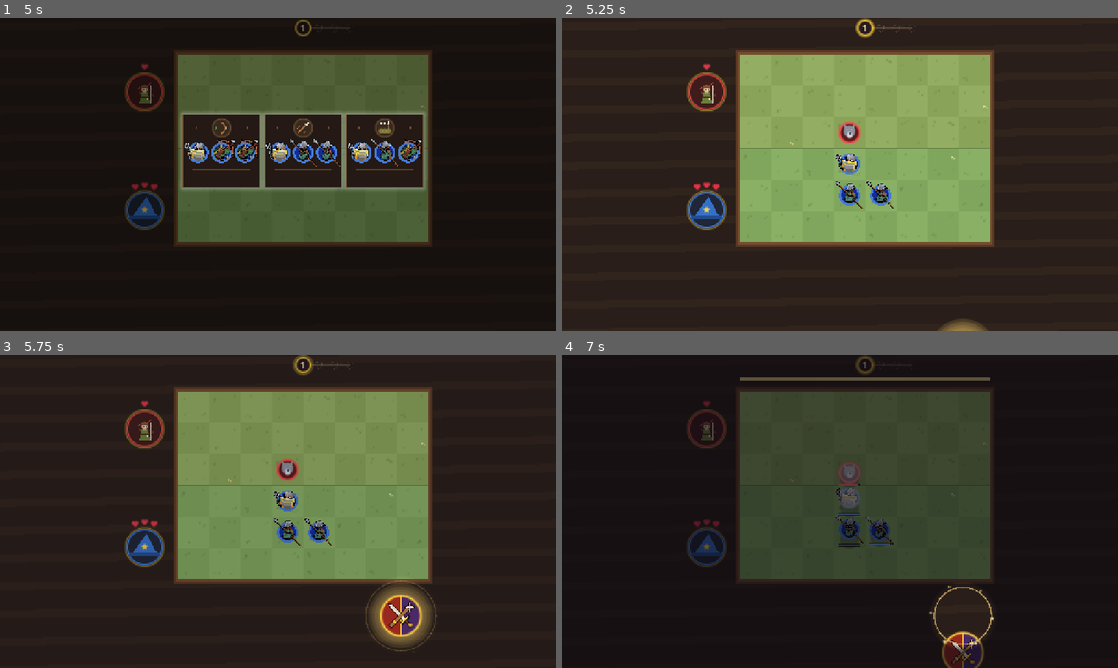
Above: before the commit, frames 1-4 (two rows, left to right).
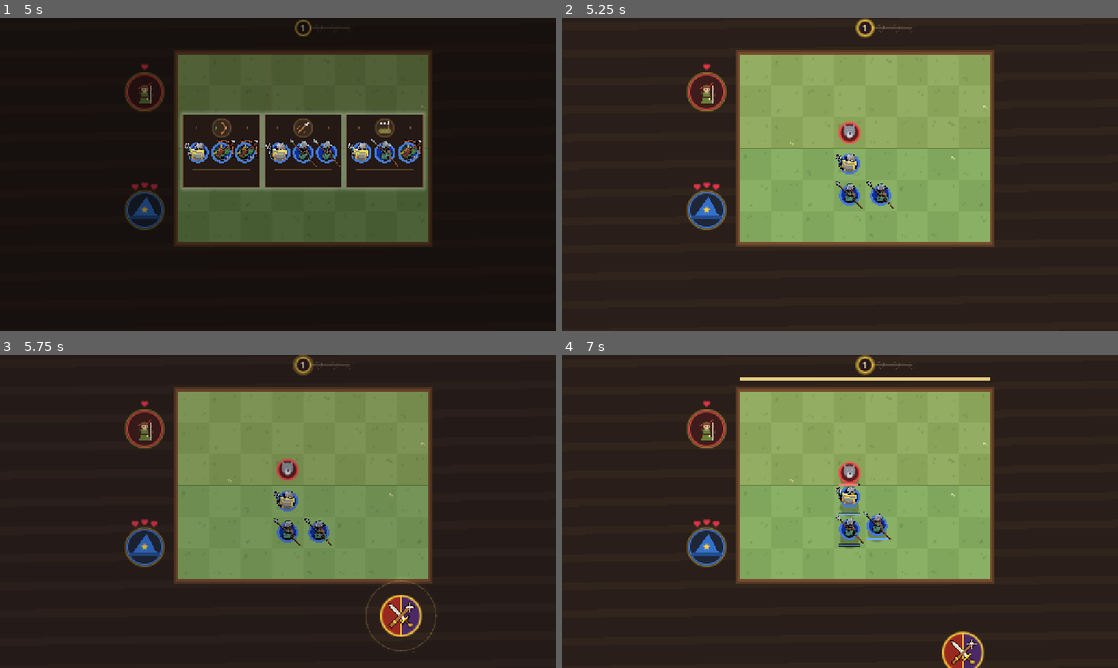
Above: after the commit, the same moments.

Repository: JaspervanderSter/game-off-2026
Game: Godot game, scene res://main.tscn
The game is run twice, just before and just after one commit, with the same random seed, the same clock (stepped at 60 frames per second) and the same inputs. Sound files missing from this copy of the repository are replaced by a short silence.
Inputs (mouse positions are in pixels of both pictures, inside the frame that each line leads up to):
- Up to frame 1 (5 s): tap Enter at 0.5, 4.25 s; move the mouse to (400, 158) at 0.52 s; hold W 0.53-1.25 s; tap Space at 0.6, 0.77, 1.07, 2.3, 2.75, 3.77, 3.8, 4.07 s; click (400, 158) at 0.67 s; drag from (166, 190) to (250, 237) at 1.27 s; move the mouse to (333, 105) at 2.02 s; hold W 2.03-2.75 s; tap R at 2.1 s; drag from (250, 237) to (111, 127) at 2.77 s; move the mouse to (444, 221) at 3.52 s; hold S 3.53-4.25 s; tap T at 3.6 s; drag from (111, 127) to (194, 96) at 4.27 s
- Up to frame 2 (5.25 s): tap Space at 5 s; move the mouse to (867, 174) at 5.02 s; hold S from 5.03 s (still down); tap Keypad Enter at 5.1 s; click (867, 174) at 5.17 s
- Up to frame 3 (5.75 s): keep holding S; tap Space at 5.3 s
- Up to frame 4 (7 s): release S at 5.75 s; drag from (756, 433) to (728, 527) at 5.77 s; move the mouse to (962, 495) at 6.52 s; hold W from 6.53 s (still down); tap Q at 6.6 s; tap Space at 6.77, 6.8 s

Frame 1 is identical in both runs. In frame 2, 0.2% of the frame differs, in the area x 67-77%, y 96-100%; in frame 3, 1.0%; in frame 4, 32%, in the area x 22-78%, y 0-100%.

Commit message:
Light the first fight button until pressed, then put the light out
The hunter's fight button had its own halo and its spotlight lingered after
the click, over the button as it dropped away, so it looked like it hid. The
button now behaves as in every duel: the spotlight stays on it until the
player presses it and goes out within 0.1 s (RuleSpotlight.dismiss). The
capture tool gains --fight-lesson-only for this moment.

Co-Authored-By: Claude Opus 5.5 <noreply@anthropic.com>

Diff:
--- a/prototypes/prototype_02/scripts/main.gd
+++ b/prototypes/prototype_02/scripts/main.gd
@@ -46,9 +46,9 @@
 var spotlight := RuleSpotlight.new()
 ## True while a replayed duel waits, paused, for the player to confirm leaving it.
 var abandon_asked := false
-## The fight button's lesson (first-pass rule spotlight, then a halo): the
-## hunter's first preparation spotlights the button, which then breathes in gold
-## until the player's very first fight. Saved in journey.introduced and
+## The fight button's lesson: the hunter's first preparation spotlights the
+## button, which otherwise behaves as in every duel, until the player presses
+## it; the light then goes out at once. Saved in journey.introduced and
 ## journey.lessons_done; a save that already beat the hunter skips it.
 const FIGHT_LESSON := "fight"
 var map_screen: Node2D
@@ -454,6 +454,8 @@
 	if fight_lesson_waiting():
 		journey.lessons_done.append(FIGHT_LESSON)
 		_save_difficulty_progress(unlocked_difficulty)
+	if spotlight.rule == FIGHT_LESSON:
+		spotlight.dismiss() # the button did its job: the light goes out at once
 	hud.clear_loss_rewards()
 	battle = Battle.new()
 	battle.position = Rules.BOARD_POS
@@ -1124,7 +1126,8 @@
 	var rule := spotlight.rule
 	var shop_shown := phase == Phase.PREP and shop_out <= 0.0 and not enemy_preparing
 	if rule == FIGHT_LESSON and shop_shown:
-		_spotlight(Rules.FIGHT_CENTER, Vector2(66, 66))
+		# Shows the fight button until it is pressed (start_combat puts it out).
+		_spotlight(Rules.FIGHT_CENTER, Vector2(66, 66), null, INF)
 	elif rule == Ruleset.SHOP and shop_shown:
 		_spotlight(Hud.stall_rect().get_center(), Hud.STALL_RECT.size * 0.54)
 	elif rule.begins_with("upgrade_") and shop_shown and scroll_open >= 1.0:
--- a/prototypes/prototype_02/scripts/ui/hud.gd
+++ b/prototypes/prototype_02/scripts/ui/hud.gd
@@ -633,8 +633,6 @@
 	key.append(shop_rect().has_point(mouse))
 	if game.enemy_preparing:
 		key.append(Time.get_ticks_msec()) # the spinner around the fight button turns
-	elif game.fight_lesson_waiting():
-		key.append(Time.get_ticks_msec()) # the first fight's halo breathes
 	elif _fight_ready() and fight_glint(Time.get_ticks_msec() / 1000.0) >= 0.0:
 		key.append(Time.get_ticks_msec()) # the glint crosses the fight button
 	else:
@@ -1287,11 +1285,6 @@
 	var hovered := ok and Rules.FIGHT_CENTER.distance_to(get_global_mouse_position()) < Rules.FIGHT_RADIUS
 	var c := Rules.FIGHT_CENTER
 	var r := Rules.FIGHT_RADIUS * (FIGHT_HOVER_SCALE if hovered else 1.0)
-	if game.fight_lesson_waiting():
-		# Until the very first fight, a gold halo breathes around the button.
-		var breath := 0.5 + 0.5 * sin(Time.get_ticks_msec() / 1000.0 * 4.0)
-		for ring in 4:
-			Shapes.circle(_ci, c, r + 6.0 + ring * 7.0 + breath * 4.0, Color(1.0, 0.84, 0.43, 0.1 + 0.06 * breath))
 	# Medallion split vertically: red combat half left, purple magic half right.
 	var left := Color(0.6, 0.16, 0.12) if ok else Color(0.25, 0.2, 0.2)
 	var right := Color(0.29, 0.16, 0.4) if ok else Color(0.22, 0.2, 0.25)
--- a/prototypes/prototype_02/scripts/ui/rule_spotlight.gd
+++ b/prototypes/prototype_02/scripts/ui/rule_spotlight.gd
@@ -12,6 +12,7 @@
 const HOLD := 1.9
 const FADE_OUT := 0.5
 const DURATION := FADE_IN + HOLD + FADE_OUT
+const DISMISS_FADE := 0.1 # a dismissed spotlight goes out this fast
 const DIM := Color(0.04, 0.03, 0.06, 0.62)
 const GOLD := Color("ddba70")
 const SLOW_MOTION := 0.25
@@ -30,6 +31,10 @@
 ## While valid, called every frame for [center, radii] (an empty array keeps
 ## them): the spotlight follows a moving element, such as harvest coins.
 var track := Callable()
+## Time at which dismiss() cut the spotlight short, and its strength then;
+## negative while it runs its full course.
+var _dismissed_at := -1.0
+var _dismissed_from := 0.0
 
 
 ## Prepares a duel: `introduced_rule` waits for its moment ("" for none).
@@ -39,6 +44,7 @@
 	unit = null
 	track = Callable()
 	hold = HOLD
+	_dismissed_at = -1.0
 
 
 ## True while the rule still waits for its moment.
@@ -47,6 +53,8 @@
 
 
 func duration() -> float:
+	if _dismissed_at >= 0.0:
+		return _dismissed_at + DISMISS_FADE
 	return FADE_IN + hold + FADE_OUT
 
 
@@ -63,7 +71,17 @@
 	hold = hold_for
 	track = track_with
 	time = 0.0
+	_dismissed_at = -1.0
 	Sfx.play("ui/difficulty_unlock")
+
+
+## Puts an active spotlight out within DISMISS_FADE: the player has used what
+## it showed.
+func dismiss() -> void:
+	if not active() or _dismissed_at >= 0.0:
+		return
+	_dismissed_from = _strength()
+	_dismissed_at = time
 
 
 func advance(dt: float) -> void:
@@ -89,6 +107,8 @@
 
 
 func _strength() -> float:
+	if _dismissed_at >= 0.0:
+		return _dismissed_from * (1.0 - smoothstep(_dismissed_at, duration(), time))
 	if time < FADE_IN:
 		return smoothstep(0.0, FADE_IN, time)
 	return 1.0 - smoothstep(FADE_IN + hold, duration(), time)
--- a/prototypes/prototype_02/tests/capture.gd
+++ b/prototypes/prototype_02/tests/capture.gd
@@ -124,6 +124,10 @@
 		return
 	if "--trade-lesson-only" in OS.get_cmdline_user_args():
 		await _capture_trade_lesson()
+		get_tree().quit()
+		return
+	if "--fight-lesson-only" in OS.get_cmdline_user_args():
+		await _capture_fight_lesson()
 		get_tree().quit()
 		return
 	get_viewport().warp_mouse(Hud.difficulty_rect(Difficulty.ADEPT).get_center())
@@ -491,6 +495,26 @@
 	await _shot("trade_2_glint")
 
 
+## The hunter's duel, very first visit: the preparation as it opens, the
+## spotlight on the fight button, then the frames right after the click.
+func _capture_fight_lesson() -> void:
+	game.difficulty_progress_path = capture_dir.path_join("fight_progress.cfg")
+	game.journey.completed.clear()
+	game.journey.introduced.clear()
+	game.journey.lessons_done.clear()
+	game.choose_stage(0)
+	await _frames(4)
+	if game.phase == game.Phase.PACK:
+		game.choose_pack(0)
+	for n in 8:
+		await _seconds(0.25)
+		await _shot("fight_0_prep_%d" % n)
+	game._left_press(Rules.FIGHT_CENTER)
+	for n in 4:
+		await _seconds(0.06)
+		await _shot("fight_1_click_%d" % n)
+
+
 func _frames(n: int) -> void:
 	for i in n:
 		await get_tree().process_frame
--- a/prototypes/prototype_02/tests/run_tests.gd
+++ b/prototypes/prototype_02/tests/run_tests.gd
@@ -3279,8 +3279,8 @@
 		"ten hearts use two arcs, the last on the outer one")
 	check(Hud.crystal_pos(0, 2).y + 16.0 < board.end.y + 4.0, "the player's crystals stay above the board's bottom")
 	Hud.layout_screen(Ruleset.new())
-	# The fight button's lesson: spotlit at the hunter's first preparation, then a
-	# halo until the very first fight.
+	# The fight button's lesson: spotlit at the hunter's first preparation until
+	# the very first fight, the light going out as soon as the button is pressed.
 	var game = load("res://main.tscn").instantiate()
 	add_child(game)
 	game.difficulty_progress_path = "user://fight_lesson_test_%d.cfg" % OS.get_process_id()
@@ -3292,8 +3292,16 @@
 	game._watch_rule_spotlight()
 	check(game.spotlight.active() and game.spotlight.center == Rules.FIGHT_CENTER and game.fight_lesson_waiting(),
 		"the hunter's first preparation spotlights the fight button, which waits for its first fight")
+	game.spotlight.advance(30.0)
+	check(game.spotlight.active() and game.spotlight.time_scale() == RuleSpotlight.SLOW_MOTION,
+		"the fight button stays spotlit, at full strength, until it is pressed")
 	game.start_combat()
 	check(not game.fight_lesson_waiting() and game.FIGHT_LESSON in game.journey.lessons_done, "the first fight ends the fight lesson for good")
+	game.spotlight.advance(RuleSpotlight.DISMISS_FADE * 0.5)
+	var dimming: float = game.spotlight.time_scale()
+	game.spotlight.advance(RuleSpotlight.DISMISS_FADE * 0.6)
+	check(dimming > RuleSpotlight.SLOW_MOTION and not game.spotlight.active() and game.spotlight.rule == "",
+		"pressing the fight button puts its spotlight out within %.1f s" % RuleSpotlight.DISMISS_FADE)
 	game.new_duel()
 	game.choose_stage(0)
 	game.choose_pack(0)
Not shown, changed: docs/design/Prototype 02.md
Not shown, changed: docs/design/prototype_02/Journey and Opponents.md
